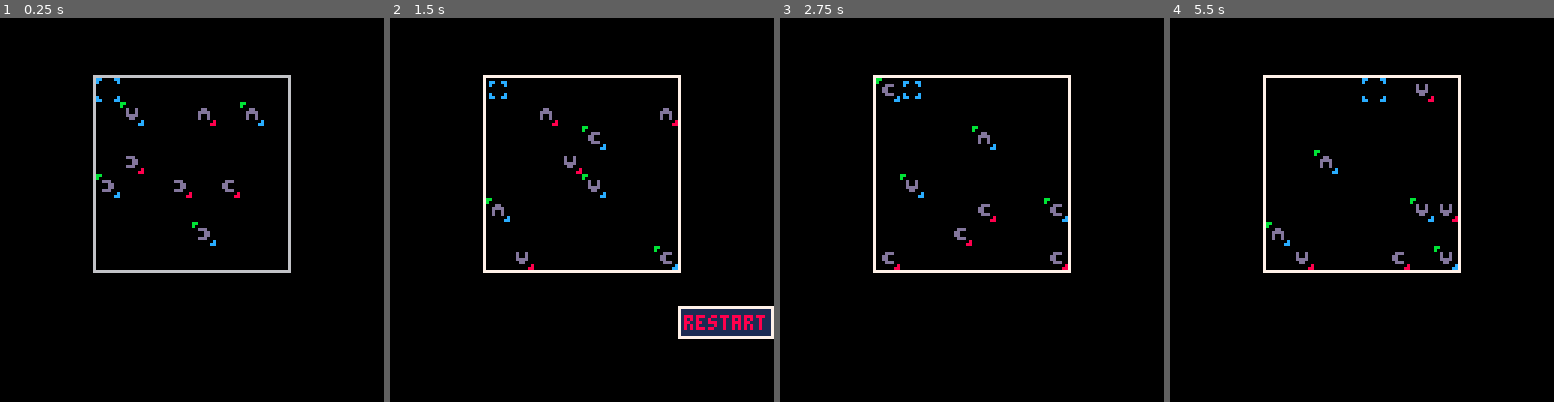
Above: before the commit, frames 1-4 (left to right).
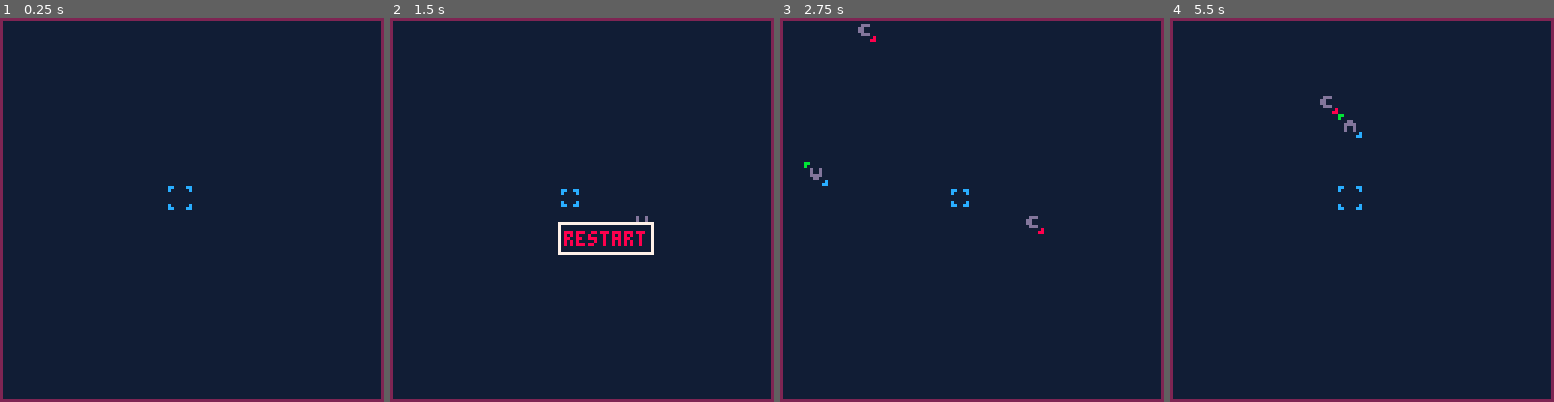
Above: after the commit, the same moments.

Repository: Dragonfoxing/p8projects
Game: PICO-8 cartridge Super Pico Wars Z/space_trpg.p8
The game is run twice, just before and just after one commit, with the same random seed, the same clock (stepped at 60 frames per second) and the same inputs.
Inputs:
- Up to frame 1 (0.25 s): no input
- Up to frame 2 (1.5 s): tap X (X key) at 0.33, 1.07 s; tap O (Z key) at 0.7 s
- Up to frame 3 (2.75 s): hold Right 1.6-2.1 s; tap O (Z key) at 1.7, 2.1, 2.5 s; tap X (X key) at 1.85 s; hold Up 2.15-2.42 s; hold Right from 2.47 s (still down)
- Up to frame 4 (5.5 s): tap O (Z key) every 0.4 s from 2.9 to 5.3 s; tap X (X key) at 2.97, 4.08, 5.2 s; release Right at 3.03 s; hold Left 3.08-3.58 s; hold Down 3.63-3.97 s; hold Right 4.02-4.68 s; hold Up 4.73-5.03 s; hold Left from 5.08 s (still down)

The runs differ from the first frame. In frame 1, 100% of the frame differs, in the area x 0-100%, y 0-100%; in frame 2, 100%; in frame 3, 100%; in frame 4, 100%.

Commit message:
first pass, see comment
Camera offset established, moves with cursor, topbar and game frame adjusted.  Other elements need offset applied.  Grid size rnd 8-28 for now.  Ships need new position randomizers.

Diff:
--- a/Super Pico Wars Z/cursor.lua
+++ b/Super Pico Wars Z/cursor.lua
@@ -29,12 +29,24 @@
 end
 
 function move_cursor()
-	if btnp(1) and px<grid-1 then px+=1
-	elseif btnp(0) and px>0 then px-=1
+	if btnp(1) and px<grid-1 then
+		px+=1
+		o.x+=gxy
+		camera(o.x,o.y)
+	elseif btnp(0) and px>0 then
+		px-=1
+		o.x-=gxy
+		camera(o.x,o.y)
 	end
 
-	if btnp(2) and py>0 then py-=1
-	elseif btnp(3) and py<grid-1 then py+=1
+	if btnp(2) and py>0 then
+		py-=1
+		o.y-=gxy
+		camera(o.x,o.y)
+	elseif btnp(3) and py<grid-1 then
+		py+=1
+		o.y+=gxy
+		camera(o.x,o.y)
 	end
 end
 
--- a/Super Pico Wars Z/main.lua
+++ b/Super Pico Wars Z/main.lua
@@ -2,6 +2,11 @@
 --64x64 = center
 px=0
 py=0
+
+--c = cursor pos table
+c={x=0,y=0}
+--o = camera offset table
+o={x=0,y=0}
 
 gxy=8
 gxoff=32
@@ -34,9 +39,19 @@
 phase=0
 
 function _init()
+	pal(1,129,1	)
 	init_units()
     phase=0
-    turn=0
+	turn=0
+	grid=flr(rnd(20))+8
+	c.x=grid\2-1
+	c.y=grid\2-1
+	px=c.x
+	py=c.y
+	o.x=gposx(px)-56
+	o.y=gposy(py)-56
+
+	camera(o.x,o.y)
     command=nil
 	check_hovered()
 end
@@ -70,11 +85,15 @@
 
 	cls()
 
+	_draw_battleground_bg()
+
 	_drawborders()
 
 	draw_cursor()
 
 	draw_units()
+
+	_drawgameframe()
 
 	if(not game_over) then
 
--- a/Super Pico Wars Z/space_trpg.p8
+++ b/Super Pico Wars Z/space_trpg.p8
@@ -43,14 +43,14 @@
 000000000d0dd0d0000dd00000000d0000d00d0000dd00000d0d00d0000000000000000000000000000000000000000000e00e0000d00d00080880d00d088080
 000000000d0dd0d00ddd00000000d000000dd000000dd0000dd0dd00000000000000000000000000000000000000000900000000000dd000080000d00d000080
 000000000000000000000000000000000000000000000000000000000000000000000000000000000000000000000099000000000000000008000d0000d00080
-00000000000000000000000000000000000000000000000000000000000000000000000000000000000000000000000000000000000000000880dd0880dd0880
-0000000000d00d00000ddd00000dd000000000000000000000000000000000000000000000000000000000000000000000000000000000000080dd0880dd0800
-000000000dd00dd000d0ddd000d000000000000000000000000000000000000000000000000000000000000000000000000dd0000000000008800d0000d00880
-000000000dd00dd00d0d00000dd000d0000000000000000000000000000000000000000000000000000000000000000000d00d0000088000080000d00d000080
-000000000d0dd0d00d0d00000d0d00d0000000000000000000000000000000000000000000000000000000000000000000d00d0000088000000000d00d000000
-0000000000d00d0000d0ddd000d0dd0000000000000000000000000000000000000000000000000000000000e0e00000000dd000000000000000000dd0000000
-00000000000dd000000ddd00000dd00000000000000000000000000000000000000000000000000000000000eee0000000000000000000000000000dd0000000
-0000000000000000000000000000000000000000000000000000000000000000000000000000000000000000e0e0000000000000000000000000000000000000
+00000000000000000000000000000000000000000000000000000000000000001111111101000100010101010000000000000000000000000880dd0880dd0880
+0000000000d00d00000ddd00000dd000000000000000000000000000000000001111111110000000101010100000000000000000000000000080dd0880dd0800
+000000000dd00dd000d0ddd000d000000000000000000000000000000000000011111111000100010101010100000000000dd0000000000008800d0000d00880
+000000000dd00dd00d0d00000dd000d0000000000000000000000000000000001111111100100000101010100000000000d00d0000088000080000d00d000080
+000000000d0dd0d00d0d00000d0d00d0000000000000000000000000000000001111111100000100010101010000000000d00d0000088000000000d00d000000
+0000000000d00d0000d0ddd000d0dd0000000000000000000000000000000000111111111000100010101010e0e00000000dd000000000000000000dd0000000
+00000000000dd000000ddd00000dd00000000000000000000000000000000000111111110000000101010101eee0000000000000000000000000000dd0000000
+0000000000000000000000000000000000000000000000000000000000000000111111110010001010101010e0e0000000000000000000000000000000000000
 00000000000000000000000000000000000000000000000000000000000000000000000000000000000000000000000000000000000000000000000000000000
 00000000000000000000000000000000000000000000000000000000000000000000000000000000000000000000000000000000000000000000000000000000
 00000000000000000000000000000000000000000000000000000000000000000000000000000000000000000000000000000000000000000000000000000000
--- a/Super Pico Wars Z/ui.lua
+++ b/Super Pico Wars Z/ui.lua
@@ -2,23 +2,33 @@
 
 --defunct game frame drawcall
 function _drawgameframe()
-	line(0,0,0,127)
-	line(127,0,127,127)
-	line(0,0,127,0)
-	line(0,127,127,127)
+	color(2)
+	line(o.x,o.y,o.x,o.y+127)
+	line(o.x+127,o.y,o.x+127,o.y+127)
+	line(o.x,o.y,o.x+127,o.y)
+	line(o.x,o.y+127,o.x+127,o.y+127)
+	color(7)
 	--debug diagonals
 	--line(0,0,127,127)
 	--line(0,127,127,0)
 end
 
+function _draw_battleground_bg()
+	for x=0,grid-1 do
+		for y=0,grid-1 do
+			spr(56,gposx(x),gposy(y))
+		end
+	end
+
+end
 --battle borders drawcall
 function _drawborders()
 	--battlefield horizontal
-	line(gxoff,gyoff-1,gxoff+gxy*8,gyoff-1)
-	line(gxoff,gyoff+gxy*8,gxoff+gxy*8,gyoff+gxy*8)
+	line(gxoff,gyoff-1,gxoff+grid*8,gyoff-1)
+	line(gxoff,gyoff+grid*8,gxoff+grid*8,gyoff+grid*8)
 	--battlefield vertical
-	line(gxoff-1,gyoff-1,gxoff-1,gyoff+gxy*8)
-	line(gxoff+gxy*8,gyoff-1,gxoff+gxy*8,gyoff+gxy*8)
+	line(gxoff-1,gyoff-1,gxoff-1,gyoff+grid*8)
+	line(gxoff+grid*8,gyoff-1,gxoff+grid*8,gyoff+grid*8)
 end
 
 -- defunct draw call
@@ -132,18 +142,18 @@
 	end
 
 	str=u.name..team..";sh:"..u.sh..";hp:"..u.hp..";move:"..u.move
-	print(str,4,3)
+	print(str,o.x+4,o.y+3)
 end
 
 function _topbar_brd()
 	--bg fill
- rectfill(0,0,127,10,1)
+ rectfill(o.x,o.y,o.x+127,o.y+10,1)
  color(7)
 	--borders
-	line(0,0,127,0)
-	line(0,10,127,10)
-	line(0,0,0,10)
-	line(127,0,127,10)
+	line(o.x,o.y,o.x+127,o.y)
+	line(o.x,o.y+10,o.x+127,o.y+10)
+	line(o.x,o.y,o.x,o.y+10)
+	line(o.x+127,o.y,o.x+127,o.y+10)
 end
 
 function show_game_over()
